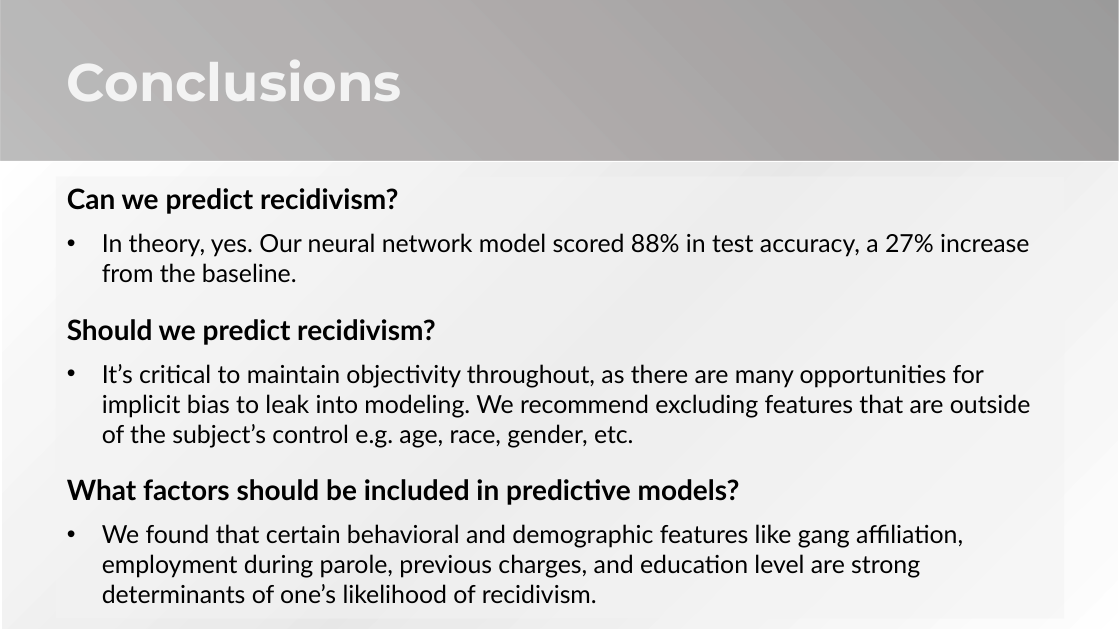
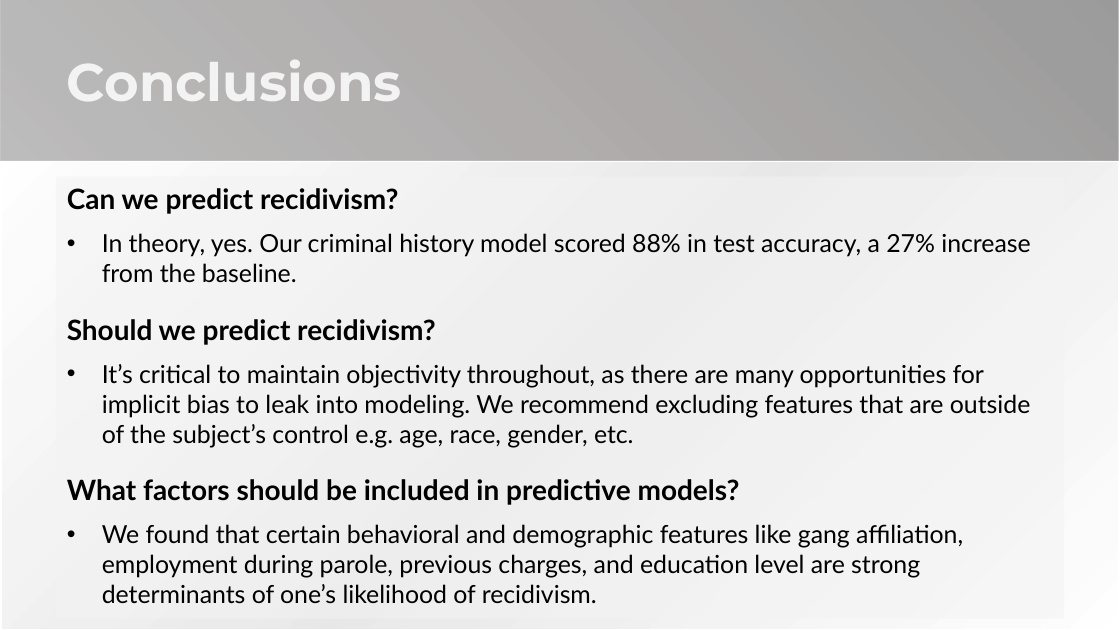
Before and after one commit to ga-dsi-822-group4/recidivism, a slide deck: slide 19 of presentation/Recidivism.pptx. Drawn at 1120x630 pixels with LibreOffice and Linux fonts; fonts in the diff are those of the drawing; background and template pictures are left out. Boxes give left, top, right and bottom in pixels: in the first picture for what was removed or moved away, otherwise in the second. Text is boxed around its words. In the diff, an @@ line names an element or a change of style, - is before the commit and + after.

```diff
--- a/presentation/Recidivism.pptx
+++ b/presentation/Recidivism.pptx
@@ text at (x1=102, y1=233, x2=1030, y2=283): text changed @@
-• In theory, yes. Our neural network model scored 88% in test accuracy, a 27% increase from the baseline.
+• In theory, yes. Our criminal history model scored 88% in test accuracy, a 27% increase from the baseline.
```
Also in this commit, not shown: 3 other slides changed, 3 other files.
